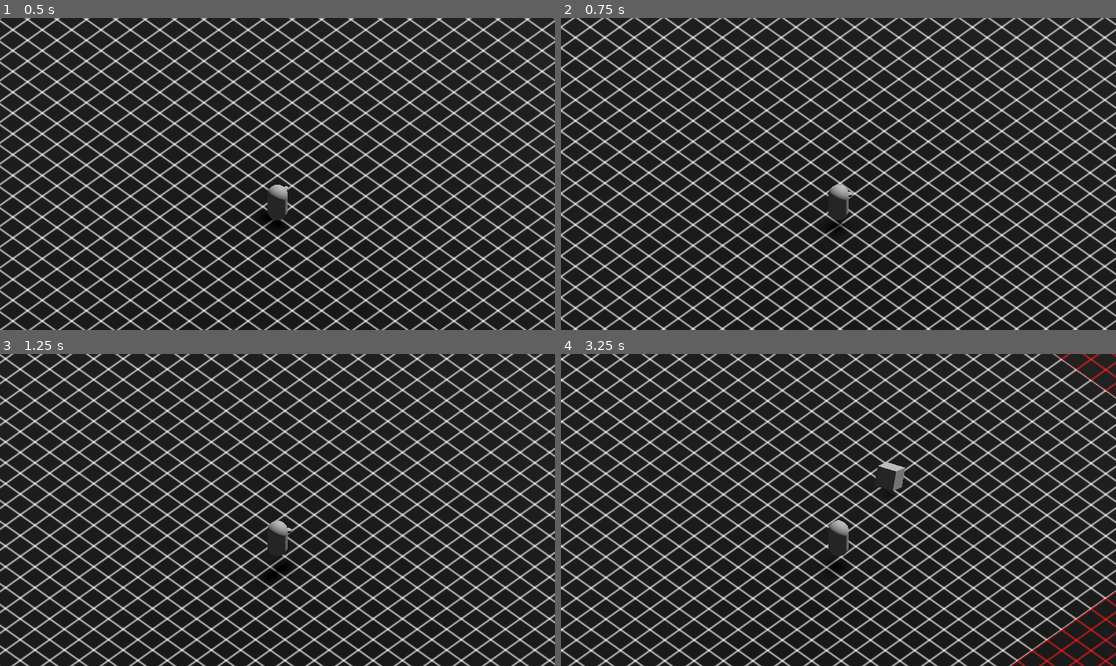
Above: before the commit, frames 1-4 (two rows, left to right).
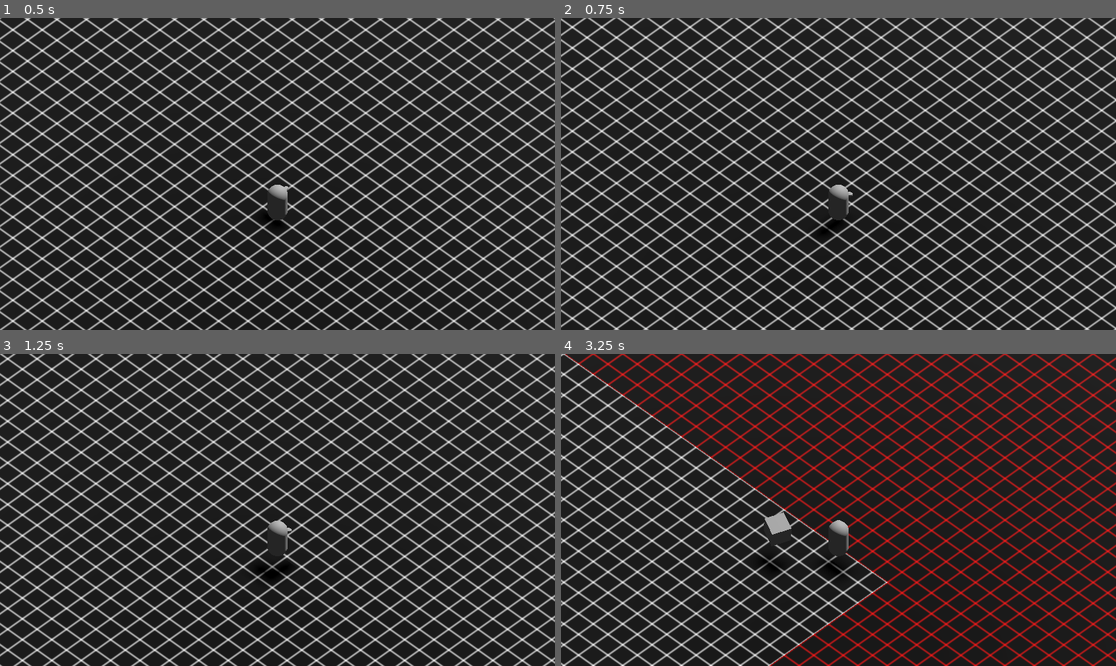
Above: after the commit, the same moments.

Repository: Sprotex/ludum-dare-53
Game: Godot game, scene res://blocks/main_level.tscn
The game is run twice, just before and just after one commit, with the same random seed, the same clock (stepped at 60 frames per second) and the same inputs.
Inputs:
- Up to frame 1 (0.5 s): no input
- Up to frame 2 (0.75 s): tap Enter at 0.5 s; hold D (move_right) from 0.53 s (still down); tap Space (jump) at 0.6 s
- Up to frame 3 (1.25 s): keep holding D (move_right); tap Space (jump) at 0.77, 1.07 s
- Up to frame 4 (3.25 s): release D (move_right) at 1.28 s; hold S (move_down) 1.28-2.03 s; tap E (box_action) at 1.35, 2.85 s; tap Space (jump) at 1.52, 1.55, 1.82, 2.1, 3.02, 3.05 s; hold D (move_right) 2.03-2.78 s; hold W (move_up) from 2.78 s (still down)

Frame 1 is identical in both runs. In frame 2, 48% of the frame differs, in the area x 0-100%, y 0-100%; in frame 3, 36%; in frame 4, 49%.

Commit message:
add box interaction
add box scale tween wip
fix box rotation

Diff:
--- a/blocks/box/Box.gd
+++ b/blocks/box/Box.gd
@@ -11,5 +11,6 @@
 func _on_sleeping_state_changed():
 	if not sleeping:
 		return
-	freeze = true
+	if freeze:
+		return
 	was_refrozen_since_instantiation = true
--- a/blocks/player/BoxCreator.gd
+++ b/blocks/player/BoxCreator.gd
@@ -4,9 +4,14 @@
 
 @export var box_weilder: BoxWeilder
 @export var box_scene_holder: BoxSceneHolder
+@export var body: CharacterBody3D
 
 func create() -> void:
 	var box = box_scene_holder.create_instance()
+	body.add_collision_exception_with(box)
+	var tween = get_tree().create_tween()
+	tween.bind_node(box)
+	tween.set_ease(Tween.EASE_OUT).set_trans(Tween.TRANS_ELASTIC).tween_property(box, "scale", Vector3.ONE, 0.5).from(Vector3.ZERO)
 	box_weilder.set_box(box)
 
 
--- a/blocks/player/BoxThrower.gd
+++ b/blocks/player/BoxThrower.gd
@@ -3,6 +3,7 @@
 @export var box_weilder: BoxWeilder
 @export var throw_power = 5.0
 @export var throw_spin_power = 5.0
+@export var body: CharacterBody3D
 
 @onready var randomizer = RandomNumberGenerator.new()
 
@@ -10,9 +11,12 @@
 	var box = box_weilder.get_and_reset_box()
 	box.freeze = false
 	var box_global_position = box.global_position
+	var box_global_rotation = box.global_rotation
 	box.get_parent().remove_child(box)
+	body.remove_collision_exception_with(box)
 	LevelReference.level.boxes.add_child(box)
 	box.global_position = box_global_position
+	box.global_rotation = box_global_rotation
 	box.linear_velocity += -box_weilder.global_transform.basis.z * throw_power
 	box.angular_velocity += Random.vector(randomizer) * throw_spin_power
 
--- a/blocks/player/player.tscn
+++ b/blocks/player/player.tscn
@@ -34,30 +34,34 @@
 [node name="Walking" type="Node" parent="." node_paths=PackedStringArray("body", "move_input")]
 script = ExtResource("1_rb7po")
 body = NodePath("..")
-speed = 15.0
+speed = 50.0
+acceleration = 30.0
 move_input = NodePath("../MoveInput")
+inertia = 0.3
 
 [node name="RotationAligner" type="Node" parent="." node_paths=PackedStringArray("move_input", "body")]
 script = ExtResource("3_bksdm")
 move_input = NodePath("../MoveInput")
-alignment_speed = 0.1
+alignment_speed = 0.2
 body = NodePath("..")
 
 [node name="BoxLogic" type="Node3D" parent="."]
 
 [node name="BoxWeilder" type="Node3D" parent="BoxLogic"]
-transform = Transform3D(1, 0, 0, 0, 1, 0, 0, 0, 1, 0, 0, -1.1)
+transform = Transform3D(1, 0, 0, 0, 1, 0, 0, 0, 1, 0, 0, -0.6)
 script = ExtResource("2_nvbw7")
 
 [node name="BoxSceneHolder" type="Node" parent="BoxLogic"]
 script = ExtResource("3_rn3dv")
 box_scene = ExtResource("4_dpmvk")
 
-[node name="BoxCreator" type="Node" parent="BoxLogic" node_paths=PackedStringArray("box_weilder", "box_scene_holder")]
+[node name="BoxCreator" type="Node" parent="BoxLogic" node_paths=PackedStringArray("box_weilder", "box_scene_holder", "body")]
 script = ExtResource("5_dmfag")
 box_weilder = NodePath("../BoxWeilder")
 box_scene_holder = NodePath("../BoxSceneHolder")
+body = NodePath("../..")
 
-[node name="BoxThrower" type="Node" parent="BoxLogic" node_paths=PackedStringArray("box_weilder")]
+[node name="BoxThrower" type="Node" parent="BoxLogic" node_paths=PackedStringArray("box_weilder", "body")]
 script = ExtResource("6_gnxec")
 box_weilder = NodePath("../BoxWeilder")
+body = NodePath("../..")
--- a/blocks/player/walking.gd
+++ b/blocks/player/walking.gd
@@ -2,29 +2,54 @@
 
 @export var body: CharacterBody3D
 @export var speed := 5.0
+@export var acceleration := 5.0
 @export var jump_velocity := 4.5
 @export var move_input: MoveInput
+@export var inertia := 0.5
 
 # Get the gravity from the project settings to be synced with RigidBody nodes.
 var gravity = ProjectSettings.get_setting("physics/3d/default_gravity")
+
+func _handle_two_way_collision_coupling() -> void:
+	for collision_index in body.get_slide_collision_count():
+		var collision = body.get_slide_collision(collision_index)
+		if not collision:
+			continue
+		var collider = collision.get_collider()
+		if not collider or not collider is RigidBody3D:
+			continue
+		var normal = collision.get_normal()
+		var dot_product = normal.dot(Vector3.DOWN)
+		if dot_product < -0.7:
+			continue
+		var position = collision.get_position()
+		var local_position = body.global_position - position
+		collider.apply_impulse(-normal * inertia, local_position)
+		collider.apply_central_impulse(-normal * inertia * 0.5)
+		print(normal)
+
 
 func _handle_gravity(delta: float) -> void:
 	if not body.is_on_floor():
 		body.velocity.y -= gravity * delta
 
-func _handle_jump(delta: float) -> void:
+func _handle_jump(_delta: float) -> void:
 	if Input.is_action_just_pressed("jump") and body.is_on_floor():
 		body.velocity.y = jump_velocity
+
+func _handle_walk(delta: float) -> void:
+	var direction = move_input.camera_transformed_direction
+	if direction:
+		var target_xz_velocity = Vector3(direction.x, 0.0, direction.z).normalized() * speed
+		body.velocity.x = move_toward(body.velocity.x, target_xz_velocity.x, acceleration * delta)
+		body.velocity.z = move_toward(body.velocity.z, target_xz_velocity.z, acceleration * delta)
+	else:
+		body.velocity.x = move_toward(body.velocity.x, 0, acceleration * delta)
+		body.velocity.z = move_toward(body.velocity.z, 0, acceleration * delta)
 
 func _physics_process(delta: float) -> void:
 	_handle_gravity(delta)
 	_handle_jump(delta)
-	var direction = move_input.camera_transformed_direction
-	if direction:
-		direction = direction.normalized()
-		body.velocity.x = direction.x * speed
-		body.velocity.z = direction.z * speed
-	else:
-		body.velocity.x = move_toward(body.velocity.x, 0, speed)
-		body.velocity.z = move_toward(body.velocity.z, 0, speed)
+	_handle_walk(delta)
 	body.move_and_slide()
+	_handle_two_way_collision_coupling()
